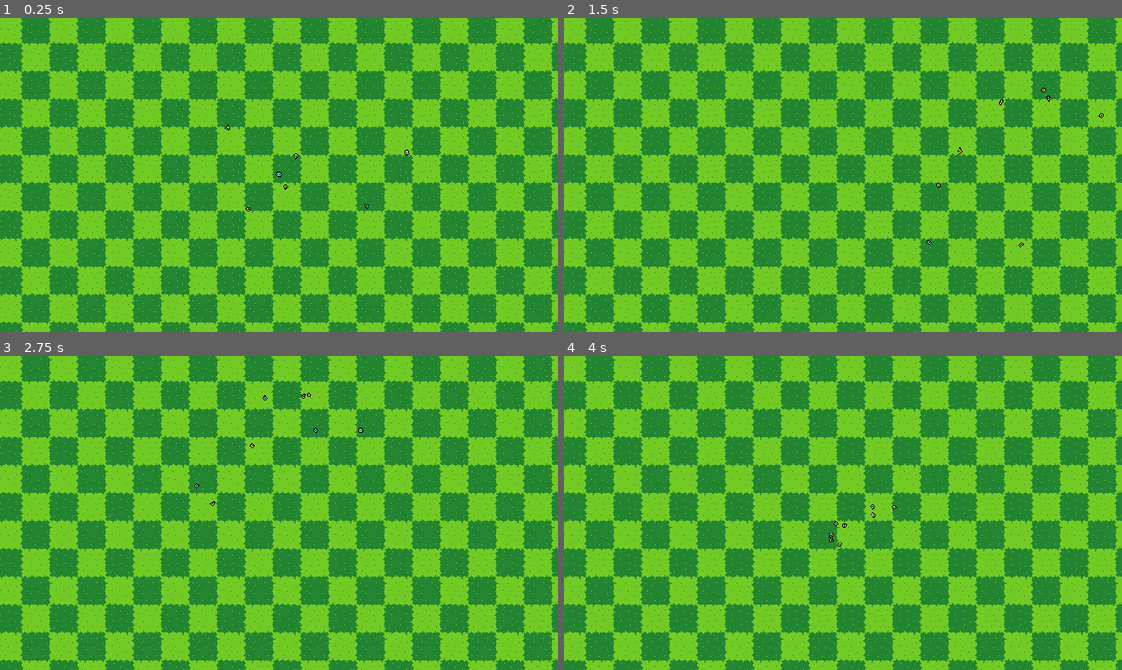
Above: before the commit, frames 1-4 (two rows, left to right).
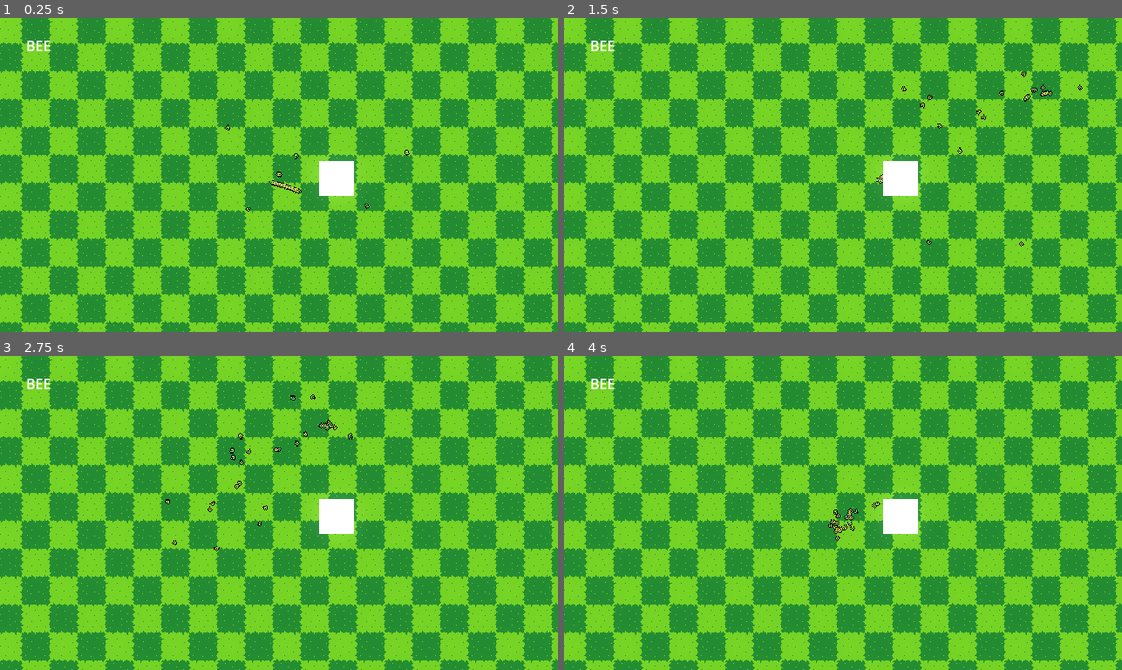
Above: after the commit, the same moments.

Repository: Lin1ux/LD56
Game: Godot game, scene res://game.tscn
Two runs of this game, one before a commit and one after it. Both use one fixed random seed, a clock stepped at 60 frames per second and the inputs below.
Inputs (mouse positions are in pixels of both pictures, inside the frame that each line leads up to):
- Up to frame 1 (0.25 s): no input
- Up to frame 2 (1.5 s): move the mouse to (965, 159) at 0.52 s; move the mouse to (731, 190) at 1.27 s
- Up to frame 3 (2.75 s): move the mouse to (334, 443) at 2.02 s
- Up to frame 4 (4 s): move the mouse to (815, 575) at 2.77 s; move the mouse to (1010, 560) at 3.52 s

The runs differ from the first frame. In frame 1, 0.9% of the frame differs, in the area x 4-64%, y 7-57%; in frame 2, 1.0%; in frame 3, 1.1%, in the area x 4-66%, y 7-63%; in frame 4, 1.0%.

Commit message:
Bloom???

Diff:
--- a/game.tscn
+++ b/game.tscn
@@ -5,3 +5,12 @@
 [node name="game" type="Node2D"]
 
 [node name="World" parent="." instance=ExtResource("1_3oa8l")]
+
+[node name="CanvasLayer" type="CanvasLayer" parent="."]
+
+[node name="Label" type="Label" parent="CanvasLayer"]
+offset_left = 30.0
+offset_top = 20.0
+offset_right = 70.0
+offset_bottom = 43.0
+text = "BEE"
--- a/project.godot
+++ b/project.godot
@@ -19,11 +19,10 @@
 
 window/size/viewport_width=640
 window/size/viewport_height=360
-window/stretch/mode="canvas_items"
+window/stretch/mode="viewport"
 window/stretch/aspect="keep_height"
 
 [rendering]
 
 textures/canvas_textures/default_texture_filter=0
-renderer/rendering_method="gl_compatibility"
-renderer/rendering_method.mobile="gl_compatibility"
+renderer/rendering_method="mobile"
--- a/world.tscn
+++ b/world.tscn
@@ -1,8 +1,21 @@
-[gd_scene load_steps=5 format=3 uid="uid://ctn52y1n6l3u3"]
+[gd_scene load_steps=6 format=3 uid="uid://ctn52y1n6l3u3"]
 
 [ext_resource type="Texture2D" uid="uid://bnymacjh2sjo3" path="res://sprites/grass.png" id="1_hs1qf"]
 [ext_resource type="PackedScene" uid="uid://bk8yhj7gqf6qe" path="res://bee/bee.tscn" id="1_ic6f1"]
 [ext_resource type="Shader" path="res://outline.gdshader" id="1_oqf80"]
+
+[sub_resource type="Environment" id="Environment_i2q20"]
+background_mode = 3
+glow_enabled = true
+glow_levels/1 = 14.71
+glow_levels/2 = 1.1
+glow_levels/3 = 11.8
+glow_levels/4 = 3.95
+glow_levels/5 = 14.27
+glow_levels/6 = 8.35
+glow_levels/7 = 3.4
+glow_hdr_threshold = 0.0
+glow_hdr_scale = 3.7
 
 [sub_resource type="ShaderMaterial" id="ShaderMaterial_b5yfb"]
 shader = ExtResource("1_oqf80")
@@ -13,6 +26,9 @@
 [node name="Node2D" type="Node2D"]
 
 [node name="Camera2D" type="Camera2D" parent="."]
+
+[node name="WorldEnvironment" type="WorldEnvironment" parent="."]
+environment = SubResource("Environment_i2q20")
 
 [node name="TextureRect" type="TextureRect" parent="."]
 offset_left = -423.0
@@ -78,3 +94,149 @@
 inertia = 10.0
 acceleration = 40.0
 max_speed = 500.0
+
+[node name="Bee9" parent="Bees" instance=ExtResource("1_ic6f1")]
+position = Vector2(55, 99)
+mass = 0.01
+inertia = 10.0
+acceleration = 40.0
+max_speed = 500.0
+
+[node name="Bee10" parent="Bees" instance=ExtResource("1_ic6f1")]
+position = Vector2(55, 99)
+mass = 0.01
+inertia = 10.0
+acceleration = 40.0
+max_speed = 500.0
+
+[node name="Bee11" parent="Bees" instance=ExtResource("1_ic6f1")]
+position = Vector2(55, 99)
+mass = 0.01
+inertia = 10.0
+acceleration = 40.0
+max_speed = 500.0
+
+[node name="Bee12" parent="Bees" instance=ExtResource("1_ic6f1")]
+position = Vector2(55, 99)
+mass = 0.01
+inertia = 10.0
+acceleration = 40.0
+max_speed = 500.0
+
+[node name="Bee13" parent="Bees" instance=ExtResource("1_ic6f1")]
+position = Vector2(55, 99)
+mass = 0.01
+inertia = 10.0
+acceleration = 40.0
+max_speed = 500.0
+
+[node name="Bee14" parent="Bees" instance=ExtResource("1_ic6f1")]
+position = Vector2(55, 99)
+mass = 0.01
+inertia = 10.0
+acceleration = 40.0
+max_speed = 500.0
+
+[node name="Bee15" parent="Bees" instance=ExtResource("1_ic6f1")]
+position = Vector2(55, 99)
+mass = 0.01
+inertia = 10.0
+acceleration = 40.0
+max_speed = 500.0
+
+[node name="Bee16" parent="Bees" instance=ExtResource("1_ic6f1")]
+position = Vector2(55, 99)
+mass = 0.01
+inertia = 10.0
+acceleration = 40.0
+max_speed = 500.0
+
+[node name="Bee17" parent="Bees" instance=ExtResource("1_ic6f1")]
+position = Vector2(55, 99)
+mass = 0.01
+inertia = 10.0
+acceleration = 40.0
+max_speed = 500.0
+
+[node name="Bee18" parent="Bees" instance=ExtResource("1_ic6f1")]
+position = Vector2(55, 99)
+mass = 0.01
+inertia = 10.0
+acceleration = 40.0
+max_speed = 500.0
+
+[node name="Bee19" parent="Bees" instance=ExtResource("1_ic6f1")]
+position = Vector2(55, 99)
+mass = 0.01
+inertia = 10.0
+acceleration = 40.0
+max_speed = 500.0
+
+[node name="Bee20" parent="Bees" instance=ExtResource("1_ic6f1")]
+position = Vector2(55, 99)
+mass = 0.01
+inertia = 10.0
+acceleration = 40.0
+max_speed = 500.0
+
+[node name="Bee21" parent="Bees" instance=ExtResource("1_ic6f1")]
+position = Vector2(55, 99)
+mass = 0.01
+inertia = 10.0
+acceleration = 40.0
+max_speed = 500.0
+
+[node name="Bee22" parent="Bees" instance=ExtResource("1_ic6f1")]
+position = Vector2(55, 99)
+mass = 0.01
+inertia = 10.0
+acceleration = 40.0
+max_speed = 500.0
+
+[node name="Bee23" parent="Bees" instance=ExtResource("1_ic6f1")]
+position = Vector2(55, 99)
+mass = 0.01
+inertia = 10.0
+acceleration = 40.0
+max_speed = 500.0
+
+[node name="Bee24" parent="Bees" instance=ExtResource("1_ic6f1")]
+position = Vector2(55, 99)
+mass = 0.01
+inertia = 10.0
+acceleration = 40.0
+max_speed = 500.0
+
+[node name="Bee25" parent="Bees" instance=ExtResource("1_ic6f1")]
+position = Vector2(55, 99)
+mass = 0.01
+inertia = 10.0
+acceleration = 40.0
+max_speed = 500.0
+
+[node name="Bee26" parent="Bees" instance=ExtResource("1_ic6f1")]
+position = Vector2(55, 99)
+mass = 0.01
+inertia = 10.0
+acceleration = 40.0
+max_speed = 500.0
+
+[node name="Bee27" parent="Bees" instance=ExtResource("1_ic6f1")]
+position = Vector2(55, 99)
+mass = 0.01
+inertia = 10.0
+acceleration = 40.0
+max_speed = 500.0
+
+[node name="Bee28" parent="Bees" instance=ExtResource("1_ic6f1")]
+position = Vector2(55, 99)
+mass = 0.01
+inertia = 10.0
+acceleration = 40.0
+max_speed = 500.0
+
+[node name="ColorRect" type="ColorRect" parent="."]
+offset_left = 46.0
+offset_top = -16.0
+offset_right = 86.0
+offset_bottom = 24.0
